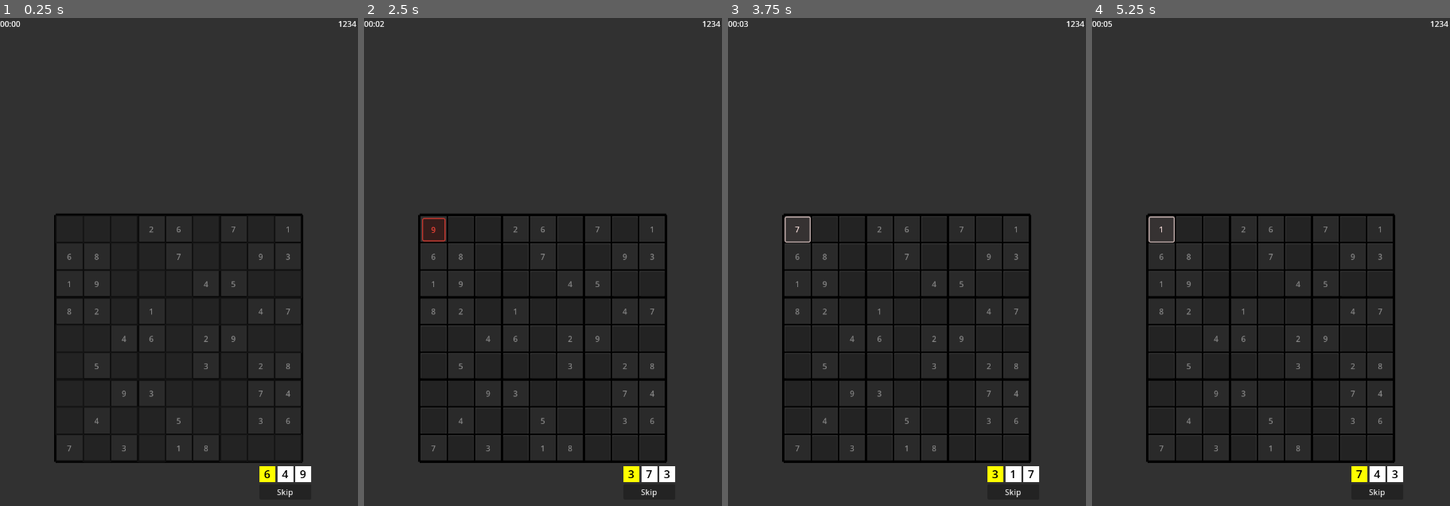
Above: before the commit, frames 1-4 (left to right).
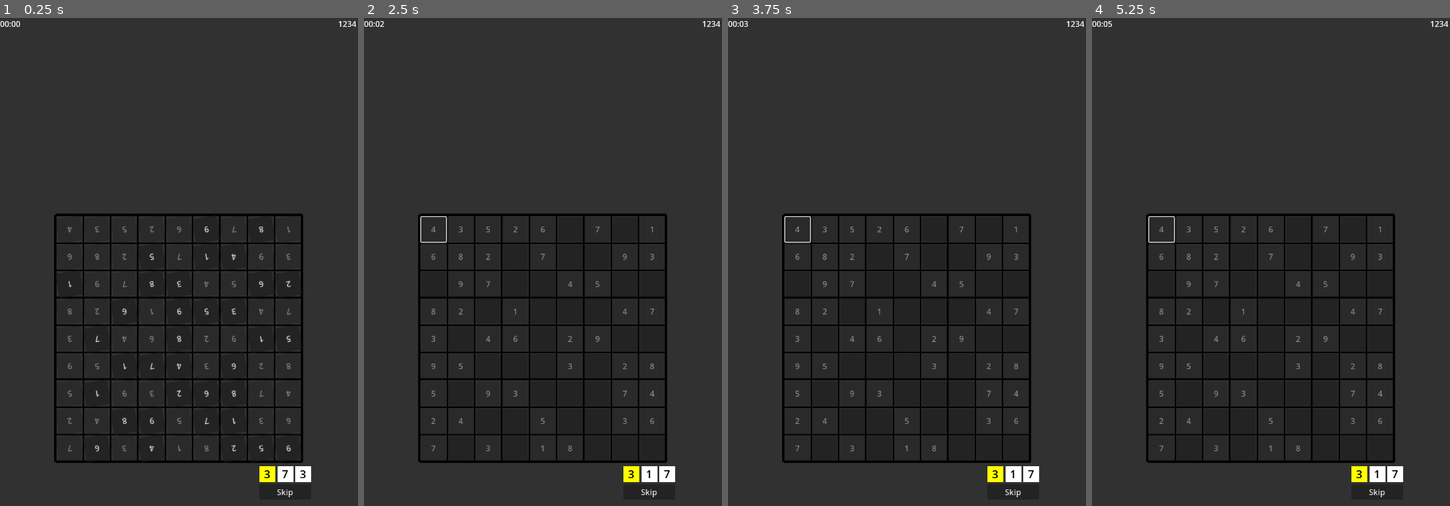
Above: after the commit, the same moments.

Repository: DeeJeezz/randoku
Game: Godot game, scene res://scenes/main_game.tscn
Two runs of this game, one before a commit and one after it. Both use one fixed random seed, a clock stepped at 60 frames per second and the inputs below.
Inputs (mouse positions are in pixels of both pictures, inside the frame that each line leads up to):
- Up to frame 1 (0.25 s): no input
- Up to frame 2 (2.5 s): click "Skip" at 0.5 s; click "Skip" at 1.25 s; click (432, 227) at 2.02 s
- Up to frame 3 (3.75 s): click (796, 227) at 2.75 s, where only the run before the commit has a clickable "9"; click (796, 227) at 3.5 s, where only the run before the commit has a clickable "3"
- Up to frame 4 (5.25 s): click (1160, 227) at 4.25 s, where only the run before the commit has a clickable "7"; click (1160, 227) at 5 s, where only the run before the commit has a clickable "3"

The runs differ from the first frame. In frame 1, 1.4% of the frame differs, in the area x 15-86%, y 40-95%; in frame 2, 1.1%; in frame 3, 1.0%; in frame 4, 1.1%.

Commit message:
new animation, correct seed utilization, new cells validation

Diff:
--- a/configs/levels/levels.json
+++ b/configs/levels/levels.json
@@ -1,13 +1,13 @@
 {
 	"1": [
-		[-4, -3, -5, 2, 6, -9, 7, -8, 1],
-		[6, 8, -2, -5, 7, -1, -4, 9, 3],
-		[1, 9, -7, -8, -3, 4, 5, -6, -2],
+		[4, 3, 5, 2, 6, -9, 7, -8, 1],
+		[6, 8, 2, -5, 7, -1, -4, 9, 3],
+		[-1, 9, 7, -8, -3, 4, 5, -6, -2],
 		[8, 2, -6, 1, -9, -5, -3, 4, 7],
-		[-3, -7, 4, 6, -8, 2, 9, -1, -5],
-		[-9, 5, -1, -7, -4, 3, -6, 2, 8],
-		[-5, -1, 9, 3, -2, -6, -8, 7, 4],
-		[-2, 4, -8, -9, 5, -7, -1, 3, 6],
+		[3, -7, 4, 6, -8, 2, 9, -1, -5],
+		[9, 5, -1, -7, -4, 3, -6, 2, 8],
+		[5, -1, 9, 3, -2, -6, -8, 7, 4],
+		[2, 4, -8, -9, 5, -7, -1, 3, 6],
 		[7, -6, 3, -4, 1, 8, -2, -5, -9]
 	]
 }
--- a/scenes/board.tscn
+++ b/scenes/board.tscn
@@ -34,121 +34,123 @@
 theme_override_constants/separation = 55
 alignment = 1
 
-[node name="Line2D" type="Line2D" parent="MarginContainer2/FieldsContainer"]
+[node name="Lines" type="Node2D" parent="MarginContainer2/FieldsContainer"]
+
+[node name="Line2D" type="Line2D" parent="MarginContainer2/FieldsContainer/Lines"]
 position = Vector2(-1, 178)
 points = PackedVector2Array(63, -27, 559, -27)
 width = 5.0
 default_color = Color(0, 0, 0, 1)
 
-[node name="Line2D13" type="Line2D" parent="MarginContainer2/FieldsContainer"]
-position = Vector2(-1, 233.5)
-points = PackedVector2Array(63, -27, 559, -27)
-width = 3.0
-default_color = Color(0, 0, 0, 1)
-
-[node name="Line2D14" type="Line2D" parent="MarginContainer2/FieldsContainer"]
-position = Vector2(-1, 288.5)
-points = PackedVector2Array(63, -27, 559, -27)
-width = 3.0
-default_color = Color(0, 0, 0, 1)
-
-[node name="Line2D15" type="Line2D" parent="MarginContainer2/FieldsContainer"]
-position = Vector2(-1, 343.5)
-points = PackedVector2Array(63, -27, 559, -27)
-width = 5.0
-default_color = Color(0, 0, 0, 1)
-
-[node name="Line2D16" type="Line2D" parent="MarginContainer2/FieldsContainer"]
-position = Vector2(-1, 398.5)
-points = PackedVector2Array(63, -27, 559, -27)
-width = 3.0
-default_color = Color(0, 0, 0, 1)
-
-[node name="Line2D17" type="Line2D" parent="MarginContainer2/FieldsContainer"]
-position = Vector2(-1, 453.5)
-points = PackedVector2Array(63, -27, 559, -27)
-width = 3.0
-default_color = Color(0, 0, 0, 1)
-
-[node name="Line2D18" type="Line2D" parent="MarginContainer2/FieldsContainer"]
+[node name="Line2D13" type="Line2D" parent="MarginContainer2/FieldsContainer/Lines"]
+position = Vector2(-1, 234.5)
+points = PackedVector2Array(63, -27, 559, -27)
+width = 3.0
+default_color = Color(0, 0, 0, 1)
+
+[node name="Line2D14" type="Line2D" parent="MarginContainer2/FieldsContainer/Lines"]
+position = Vector2(-1, 289.5)
+points = PackedVector2Array(63, -27, 559, -27)
+width = 3.0
+default_color = Color(0, 0, 0, 1)
+
+[node name="Line2D15" type="Line2D" parent="MarginContainer2/FieldsContainer/Lines"]
+position = Vector2(-1, 344.5)
+points = PackedVector2Array(63, -27, 559, -27)
+width = 4.0
+default_color = Color(0, 0, 0, 1)
+
+[node name="Line2D16" type="Line2D" parent="MarginContainer2/FieldsContainer/Lines"]
+position = Vector2(-1, 399.5)
+points = PackedVector2Array(63, -27, 559, -27)
+width = 3.0
+default_color = Color(0, 0, 0, 1)
+
+[node name="Line2D17" type="Line2D" parent="MarginContainer2/FieldsContainer/Lines"]
+position = Vector2(-1, 454.5)
+points = PackedVector2Array(63, -27, 559, -27)
+width = 3.0
+default_color = Color(0, 0, 0, 1)
+
+[node name="Line2D18" type="Line2D" parent="MarginContainer2/FieldsContainer/Lines"]
 position = Vector2(-1, 508.5)
 points = PackedVector2Array(63, -27, 559, -27)
-width = 5.0
-default_color = Color(0, 0, 0, 1)
-
-[node name="Line2D19" type="Line2D" parent="MarginContainer2/FieldsContainer"]
-position = Vector2(-1, 563.5)
-points = PackedVector2Array(63, -27, 559, -27)
-width = 3.0
-default_color = Color(0, 0, 0, 1)
-
-[node name="Line2D20" type="Line2D" parent="MarginContainer2/FieldsContainer"]
-position = Vector2(-1, 618.5)
-points = PackedVector2Array(63, -27, 559, -27)
-width = 3.0
-default_color = Color(0, 0, 0, 1)
-
-[node name="Line2D2" type="Line2D" parent="MarginContainer2/FieldsContainer"]
+width = 4.0
+default_color = Color(0, 0, 0, 1)
+
+[node name="Line2D19" type="Line2D" parent="MarginContainer2/FieldsContainer/Lines"]
+position = Vector2(-1, 564.5)
+points = PackedVector2Array(63, -27, 559, -27)
+width = 3.0
+default_color = Color(0, 0, 0, 1)
+
+[node name="Line2D20" type="Line2D" parent="MarginContainer2/FieldsContainer/Lines"]
+position = Vector2(-1, 619.5)
+points = PackedVector2Array(63, -27, 559, -27)
+width = 3.0
+default_color = Color(0, 0, 0, 1)
+
+[node name="Line2D2" type="Line2D" parent="MarginContainer2/FieldsContainer/Lines"]
 position = Vector2(-1, 178)
 points = PackedVector2Array(559, 469, 559, -27)
 width = 5.0
 default_color = Color(0, 0, 0, 1)
 
-[node name="Line2D3" type="Line2D" parent="MarginContainer2/FieldsContainer"]
+[node name="Line2D3" type="Line2D" parent="MarginContainer2/FieldsContainer/Lines"]
 position = Vector2(-1, 178)
 points = PackedVector2Array(559, 469, 63, 469)
 width = 5.0
 default_color = Color(0, 0, 0, 1)
 
-[node name="Line2D4" type="Line2D" parent="MarginContainer2/FieldsContainer"]
+[node name="Line2D4" type="Line2D" parent="MarginContainer2/FieldsContainer/Lines"]
 position = Vector2(-1, 178)
 points = PackedVector2Array(63, -27, 63, 469)
 width = 5.0
 default_color = Color(0, 0, 0, 1)
 
-[node name="Line2D5" type="Line2D" parent="MarginContainer2/FieldsContainer"]
+[node name="Line2D5" type="Line2D" parent="MarginContainer2/FieldsContainer/Lines"]
 position = Vector2(54.5, 178)
 points = PackedVector2Array(63, -27, 63, 469)
 width = 3.0
 default_color = Color(0, 0, 0, 1)
 
-[node name="Line2D6" type="Line2D" parent="MarginContainer2/FieldsContainer"]
+[node name="Line2D6" type="Line2D" parent="MarginContainer2/FieldsContainer/Lines"]
 position = Vector2(109.5, 178)
 points = PackedVector2Array(63, -27, 63, 469)
 width = 3.0
 default_color = Color(0, 0, 0, 1)
 
-[node name="Line2D7" type="Line2D" parent="MarginContainer2/FieldsContainer"]
+[node name="Line2D7" type="Line2D" parent="MarginContainer2/FieldsContainer/Lines"]
 position = Vector2(164.5, 178)
 points = PackedVector2Array(63, -27, 63, 469)
-width = 5.0
-default_color = Color(0, 0, 0, 1)
-
-[node name="Line2D8" type="Line2D" parent="MarginContainer2/FieldsContainer"]
+width = 4.0
+default_color = Color(0, 0, 0, 1)
+
+[node name="Line2D8" type="Line2D" parent="MarginContainer2/FieldsContainer/Lines"]
 position = Vector2(219.5, 178)
 points = PackedVector2Array(63, -27, 63, 469)
 width = 3.0
 default_color = Color(0, 0, 0, 1)
 
-[node name="Line2D9" type="Line2D" parent="MarginContainer2/FieldsContainer"]
+[node name="Line2D9" type="Line2D" parent="MarginContainer2/FieldsContainer/Lines"]
 position = Vector2(274.5, 178)
 points = PackedVector2Array(63, -27, 63, 469)
 width = 3.0
 default_color = Color(0, 0, 0, 1)
 
-[node name="Line2D10" type="Line2D" parent="MarginContainer2/FieldsContainer"]
+[node name="Line2D10" type="Line2D" parent="MarginContainer2/FieldsContainer/Lines"]
 position = Vector2(329.5, 178)
 points = PackedVector2Array(63, -27, 63, 469)
-width = 5.0
-default_color = Color(0, 0, 0, 1)
-
-[node name="Line2D11" type="Line2D" parent="MarginContainer2/FieldsContainer"]
+width = 4.0
+default_color = Color(0, 0, 0, 1)
+
+[node name="Line2D11" type="Line2D" parent="MarginContainer2/FieldsContainer/Lines"]
 position = Vector2(384.5, 178)
 points = PackedVector2Array(63, -27, 63, 469)
 width = 3.0
 default_color = Color(0, 0, 0, 1)
 
-[node name="Line2D12" type="Line2D" parent="MarginContainer2/FieldsContainer"]
+[node name="Line2D12" type="Line2D" parent="MarginContainer2/FieldsContainer/Lines"]
 position = Vector2(439.5, 178)
 points = PackedVector2Array(63, -27, 63, 469)
 width = 3.0
--- a/scenes/field_cell.tscn
+++ b/scenes/field_cell.tscn
@@ -28,25 +28,50 @@
 "update": 0,
 "values": [Color(1, 1, 1, 1)]
 }
+tracks/2/type = "value"
+tracks/2/imported = false
+tracks/2/enabled = true
+tracks/2/path = NodePath("Button:theme_override_font_sizes/font_size")
+tracks/2/interp = 1
+tracks/2/loop_wrap = true
+tracks/2/keys = {
+"times": PackedFloat32Array(0),
+"transitions": PackedFloat32Array(1),
+"update": 1,
+"values": [null]
+}
+tracks/3/type = "value"
+tracks/3/imported = false
+tracks/3/enabled = true
+tracks/3/path = NodePath("Button:rotation")
+tracks/3/interp = 1
+tracks/3/loop_wrap = true
+tracks/3/keys = {
+"times": PackedFloat32Array(0),
+"transitions": PackedFloat32Array(1),
+"update": 0,
+"values": [0.0]
+}
 
 [sub_resource type="Animation" id="Animation_s7i7g"]
 resource_name = "init"
 length = 0.5
-tracks/0/type = "value"
-tracks/0/imported = false
-tracks/0/enabled = true
-tracks/0/path = NodePath("Button:custom_minimum_size")
-tracks/0/interp = 1
-tracks/0/loop_wrap = true
-tracks/0/keys = {
-"times": PackedFloat32Array(0.13333334, 0.26666668, 0.4, 0.5),
-"transitions": PackedFloat32Array(1, 1, 1, 1),
-"update": 0,
-"values": [Vector2(50, 50), Vector2(60, 60), Vector2(40, 40), Vector2(50, 50)]
-}
-tracks/1/type = "value"
-tracks/1/imported = false
-tracks/1/enabled = true
+step = 0.01
+tracks/0/type = "value"
+tracks/0/imported = false
+tracks/0/enabled = false
+tracks/0/path = NodePath("Button:custom_minimum_size")
+tracks/0/interp = 1
+tracks/0/loop_wrap = true
+tracks/0/keys = {
+"times": PackedFloat32Array(0.13333334, 0.3, 0.5),
+"transitions": PackedFloat32Array(1, 1, 1),
+"update": 0,
+"values": [Vector2(50, 50), Vector2(0, 50), Vector2(50, 50)]
+}
+tracks/1/type = "value"
+tracks/1/imported = false
+tracks/1/enabled = false
 tracks/1/path = NodePath("Button:modulate")
 tracks/1/interp = 1
 tracks/1/loop_wrap = true
@@ -55,6 +80,47 @@
 "transitions": PackedFloat32Array(1),
 "update": 0,
 "values": [Color(1, 1, 1, 1)]
+}
+tracks/2/type = "method"
+tracks/2/imported = false
+tracks/2/enabled = true
+tracks/2/path = NodePath(".")
+tracks/2/interp = 1
+tracks/2/loop_wrap = true
+tracks/2/keys = {
+"times": PackedFloat32Array(0, 0.25),
+"transitions": PackedFloat32Array(1, 1),
+"values": [{
+"args": [],
+"method": &"show_value"
+}, {
+"args": [],
+"method": &"hide_value"
+}]
+}
+tracks/3/type = "value"
+tracks/3/imported = false
+tracks/3/enabled = false
+tracks/3/path = NodePath("Button:theme_override_font_sizes/font_size")
+tracks/3/interp = 2
+tracks/3/loop_wrap = true
+tracks/3/keys = {
+"times": PackedFloat32Array(0, 0.17, 0.2, 0.22000001, 0.24000002, 0.26, 0.28000003, 0.3, 0.32, 0.34000003, 0.36),
+"transitions": PackedFloat32Array(1, 1, 1, 1, 1, 1, 1, 1, 1, 1, 1),
+"update": 0,
+"values": [1, 1, 2, 3, 4, 6, 7, 9, 12, 14, 16]
+}
+tracks/4/type = "value"
+tracks/4/imported = false
+tracks/4/enabled = true
+tracks/4/path = NodePath("Button:rotation")
+tracks/4/interp = 1
+tracks/4/loop_wrap = true
+tracks/4/keys = {
+"times": PackedFloat32Array(0, 0.1, 0.2, 0.3, 0.4),
+"transitions": PackedFloat32Array(1, 1, 1, 1, 1),
+"update": 0,
+"values": [0.0, 0.4363323129985824, 2.0943951023931953, 4.71238898038469, 6.283185307179586]
 }
 
 [sub_resource type="Animation" id="Animation_nmhgo"]
@@ -111,6 +177,76 @@
 "transitions": PackedFloat32Array(1, 1, 1),
 "update": 0,
 "values": [Color(1, 1, 1, 1), Color(0.297496, 0.862421, 0, 1), Color(0.345282, 0.986791, 0, 1)]
+}
+
+[sub_resource type="Animation" id="Animation_gx56d"]
+resource_name = "valid_2"
+length = 0.5
+step = 0.01
+tracks/0/type = "value"
+tracks/0/imported = false
+tracks/0/enabled = false
+tracks/0/path = NodePath("Button:custom_minimum_size")
+tracks/0/interp = 1
+tracks/0/loop_wrap = true
+tracks/0/keys = {
+"times": PackedFloat32Array(0.13333334, 0.3, 0.5),
+"transitions": PackedFloat32Array(1, 1, 1),
+"update": 0,
+"values": [Vector2(50, 50), Vector2(0, 50), Vector2(50, 50)]
+}
+tracks/1/type = "value"
+tracks/1/imported = false
+tracks/1/enabled = true
+tracks/1/path = NodePath("Button:modulate")
+tracks/1/interp = 1
+tracks/1/loop_wrap = true
+tracks/1/keys = {
+"times": PackedFloat32Array(0, 0.3),
+"transitions": PackedFloat32Array(1, 1),
+"update": 0,
+"values": [Color(1, 1, 1, 1), Color(0, 0.88766277, 0, 1)]
+}
+tracks/2/type = "method"
+tracks/2/imported = false
+tracks/2/enabled = false
+tracks/2/path = NodePath(".")
+tracks/2/interp = 1
+tracks/2/loop_wrap = true
+tracks/2/keys = {
+"times": PackedFloat32Array(0, 0.2997),
+"transitions": PackedFloat32Array(1, 1),
+"values": [{
+"args": [],
+"method": &"hide_value"
+}, {
+"args": [],
+"method": &"show_value"
+}]
+}
+tracks/3/type = "value"
+tracks/3/imported = false
+tracks/3/enabled = true
+tracks/3/path = NodePath("Button:theme_override_font_sizes/font_size")
+tracks/3/interp = 2
+tracks/3/loop_wrap = true
+tracks/3/keys = {
+"times": PackedFloat32Array(0, 0.17, 0.2, 0.22000001, 0.24000002, 0.26, 0.28000003, 0.3, 0.32, 0.34000003, 0.36),
+"transitions": PackedFloat32Array(1, 1, 1, 1, 1, 1, 1, 1, 1, 1, 1),
+"update": 0,
+"values": [1, 1, 2, 3, 4, 6, 7, 9, 12, 14, 16]
+}
+tracks/4/type = "value"
+tracks/4/imported = false
+tracks/4/enabled = true
+tracks/4/path = NodePath("Button:rotation")
+tracks/4/interp = 1
+tracks/4/loop_wrap = true
+tracks/4/keys = {
+"times": PackedFloat32Array(0, 0.1, 0.2, 0.3, 0.4),
+"transitions": PackedFloat32Array(1, 1, 1, 1, 1),
+"update": 0,
+"values": [0.0, 0.4363323129985824, 2.0943951023931953, 4.71238898038469, 6.283185307179586]
 }
 
 [sub_resource type="AnimationLibrary" id="AnimationLibrary_ctq73"]
@@ -118,7 +254,8 @@
 &"RESET": SubResource("Animation_ctq73"),
 &"init": SubResource("Animation_s7i7g"),
 &"invalid": SubResource("Animation_nmhgo"),
-&"valid": SubResource("Animation_mrp8d")
+&"valid": SubResource("Animation_mrp8d"),
+&"valid_2": SubResource("Animation_gx56d")
 }
 
 [node name="FieldCell" type="Control" node_paths=PackedStringArray("button", "animation_player")]
@@ -136,6 +273,7 @@
 anchor_bottom = 1.0
 grow_horizontal = 2
 grow_vertical = 2
+pivot_offset = Vector2(25, 25)
 
 [node name="AnimationPlayer" type="AnimationPlayer" parent="."]
 libraries = {
--- a/scripts/board.gd
+++ b/scripts/board.gd
@@ -107,73 +107,34 @@
 func _set_cell_value(row_idx: int, col_idx: int, value: int) -> void:
 	var cell: FieldCell = _get_cell(row_idx, col_idx)
 	cell.set_value(value)
-
-
-func __generic_get_values(f: Callable, row_idx: Variant = null, col_idx: Variant = null) -> Array[int]:
-	var args = []
-	if row_idx != null and col_idx == null:
-		args = [row_idx]
-	elif row_idx == null and col_idx != null:
-		args = [col_idx]
-	elif row_idx != null and col_idx != null:
-		args = [row_idx, col_idx]
-	else:
-		push_error("Inapropriate usage of function")
-	var arr: Array[FieldCell] = f.callv(args)
-	var result: Array[int] = []
-	for cell in arr:
-		result.append(int(cell.current_value))
-	return result
-
-
-func _get_row_values(row_idx: int) -> Array[int]:
-	return __generic_get_values(_get_row, row_idx, null)
-
-
-func _get_col_values(col_idx: int) -> Array[int]:
-	return __generic_get_values(_get_col, null, col_idx)
-
-
-func _get_block_values(row_idx: int, col_idx: int) -> Array[int]:
-	return __generic_get_values(_get_block, row_idx, col_idx)
-
-
 #endregion
 
 
 #region Field calculations
-func _base_validation(values: Array[int]) -> bool:
-	if EMPTY_FIELD_MARKER in values:
-		print("Empty marker in ", values)
-		return false
+func _base_cells_validation(cells: Array[FieldCell]) -> bool:
+	var checks: Array = []
+	for cell in cells:
+		if cell.current_value != 0:
+			checks.append(cell.check())
+		else:
+			checks.append(null)
 
-	var unique_numbers: Array[int] = []
-	for number in values:
-		if number in unique_numbers:
-			print("Not unique number: ", values)
-			return false
-		unique_numbers.append(number)
-
-	if len(unique_numbers) != BLOCK_SIZE * BLOCK_SIZE:
-		print("Length not equal 9: ", unique_numbers)
-		return false
-
-	return true
+	return false not in checks and null not in checks
 
 
 func _validate_row(row_idx: int) -> bool:
-	var row_values: Array[int] = _get_row_values(row_idx)
-	return _base_validation(row_values)
+	var row: Array[FieldCell] = _get_row(row_idx)
+	return _base_cells_validation(row)
 
 
 func _validate_col(col_idx: int) -> bool:
-	var col_values: Array[int] = _get_col_values(col_idx)
-	return _base_validation(col_values)
+	var col: Array[FieldCell] = _get_col(col_idx)
+	return _base_cells_validation(col)
 
 
 func _validate_block(row_idx: int, col_idx: int) -> bool:
-	var block_values: Array[int] = _get_block_values(row_idx, col_idx)
-	return _base_validation(block_values)
+	var block: Array[FieldCell] = _get_block(row_idx, col_idx)
+	return _base_cells_validation(block)
 
 
 func _play_valid_animation(cells: Array[FieldCell]) -> void:
@@ -200,6 +161,13 @@
 		_play_valid_animation(cells)
 
 
+func validate_cell(cell: FieldCell) -> void:
+	if cell.check():
+		cell.play_valid_animation()
+	else:
+		cell.play_invalid_animation()
+
+
 #endregion
 
 
--- a/scripts/field_cell.gd
+++ b/scripts/field_cell.gd
@@ -10,7 +10,7 @@
 var field_position: Vector2i
 var playable: bool = true
 
-const VALID_ANIMATION_NAME: String = "valid"
+const VALID_ANIMATION_NAME: String = "valid_2"
 const INVALID_ANIMATION_NAME: String = "invalid"
 const INIT_ANIMATION_NAME: String = "init"
 
@@ -24,14 +24,20 @@
 		set_button_state(not playable)
 
 
+func hide_value() -> void:
+	if playable:
+		_set_button_text(0)
+
+
+func show_value() -> void:
+	_set_button_text(correct_value)
+
+
 func set_value(value: int) -> void:
 	current_value = value
 	_set_button_text(current_value)
-	play_init_animation()
 	if value == 0:
 		return
-	if current_value != correct_value:
-		play_invalid_animation()
 
 
 func check() -> bool:
@@ -60,6 +66,6 @@
 
 func _set_button_text(value: int) -> void:
 	if value == 0:
-		button.text = ''
+		button.text = ""
 	else:
 		button.text = "%s" % value
--- a/scripts/main_game.gd
+++ b/scripts/main_game.gd
@@ -11,6 +11,7 @@
 
 func _ready() -> void:
 	seed(game_seed)
+	number_queue.setup()
 	number_queue.skip_button.connect('pressed', _on_skip_button_pressed)
 	Signals.field_cell_pressed.connect(_on_field_cell_pressed)
 
@@ -22,4 +23,5 @@
 func _on_field_cell_pressed(cell: FieldCell) -> void:
 	var rng_value: int = number_queue.pop_current_value()
 	cell.set_value(rng_value)
+	board.validate_cell(cell)
 	board.recalculate_field(cell)
--- a/scripts/number_queue.gd
+++ b/scripts/number_queue.gd
@@ -14,7 +14,7 @@
 const QUEUE_NUMBER_SCENE: PackedScene = preload('res://scenes/queue_number.tscn')
 
 
-func _ready() -> void:
+func setup() -> void:
 	for number in range(queue_size):
 		queue.append(randi_range(1, 9))
 
Not shown: 1 places in scenes/field_cell.tscn that only renumber resources
Not shown, changed: .gitignore
